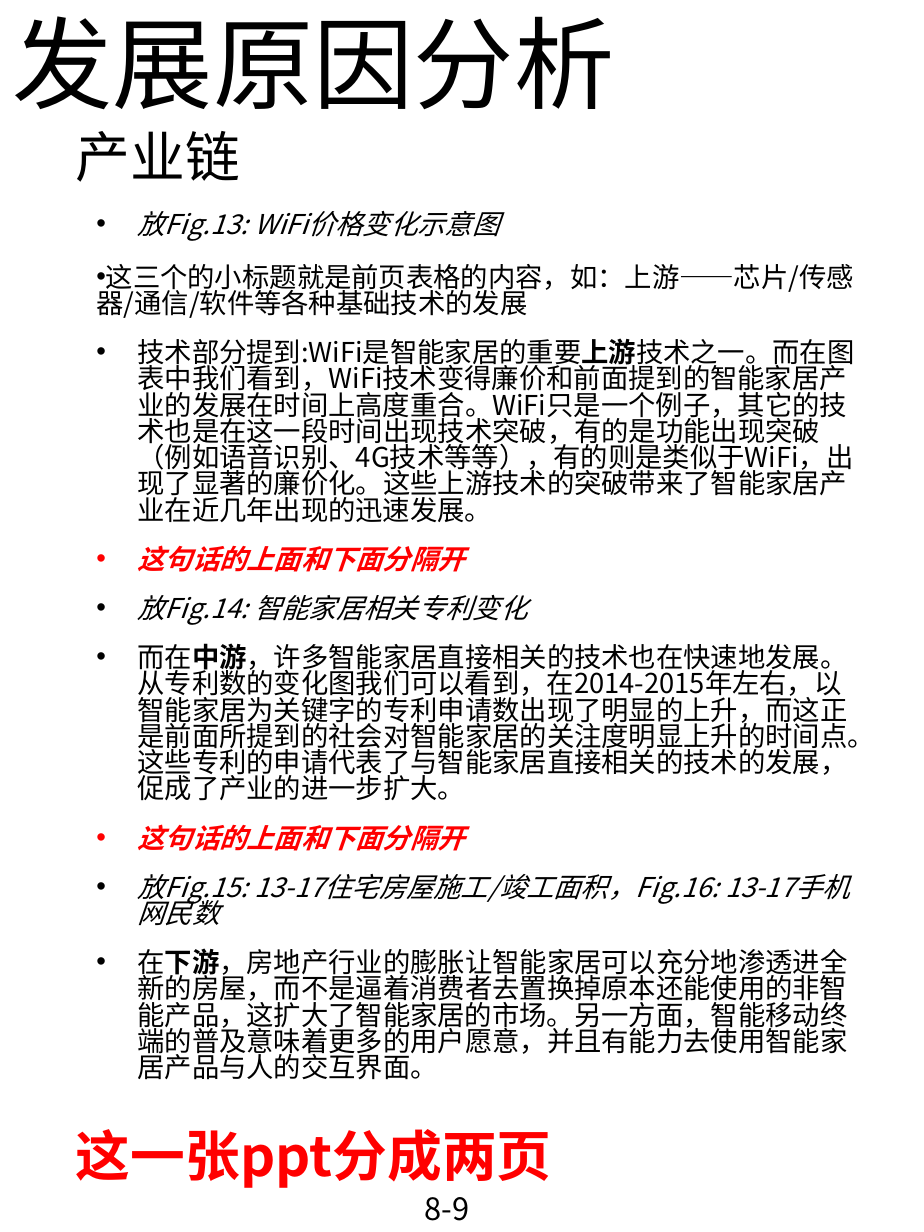
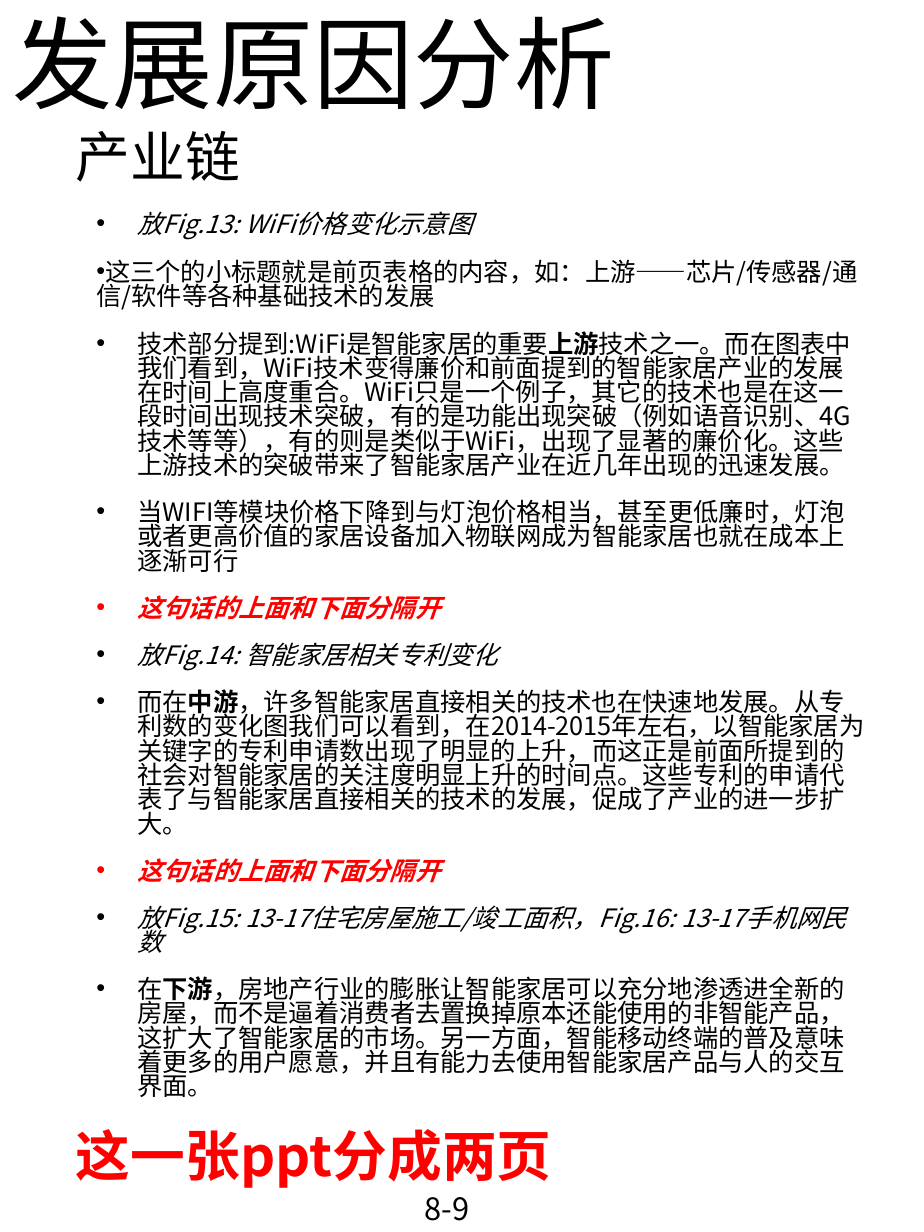
Before and after one commit to RLi43/Industry-Frontier, a slide deck: slide 9 of 市场/排版.pptx. Drawn at 924x1232 pixels with LibreOffice and Linux fonts; fonts in the diff are those of the drawing. Boxes give left, top, right and bottom in pixels: in the first picture for what was removed or moved away, otherwise in the second. Text is boxed around its words. In the diff, an @@ line names an element or a change of style, - is before the commit and + after.

Commit message:
修改了部分的文字，emm 还是先写md再改PPT吧

```diff
--- a/市场/排版.pptx
+++ b/市场/排版.pptx
@@ text at (x1=96, y1=211, x2=864, y2=1097): size 16 to 14.8 pt @@
@@ text at (x1=137, y1=499, x2=845, y2=572): paragraph added @@
+• 当WIFI等模块价格下降到与灯泡价格相当，甚至更低廉时，灯泡或者更高价值的家居设备加入物联网成为智能家居也就在成本上逐渐可行
```
Also in this commit, not shown: 2 other slides changed, 1 other file.
